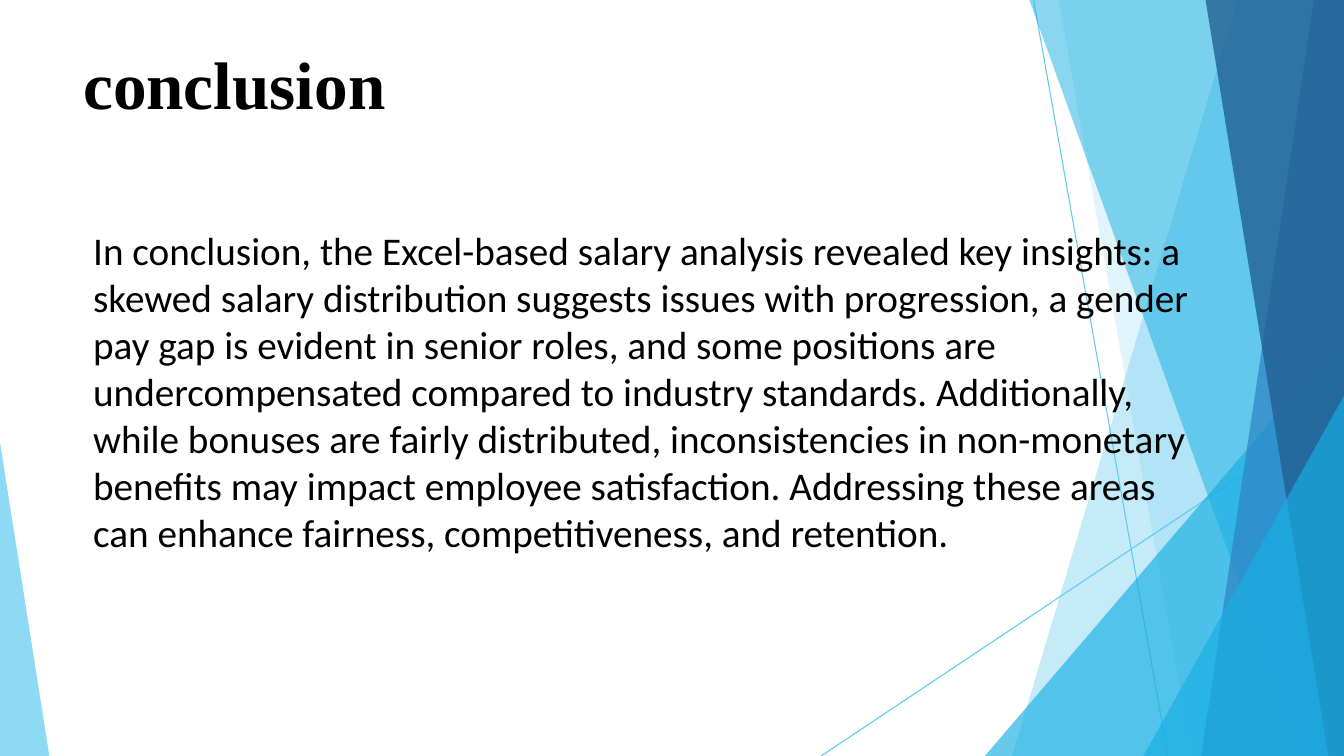
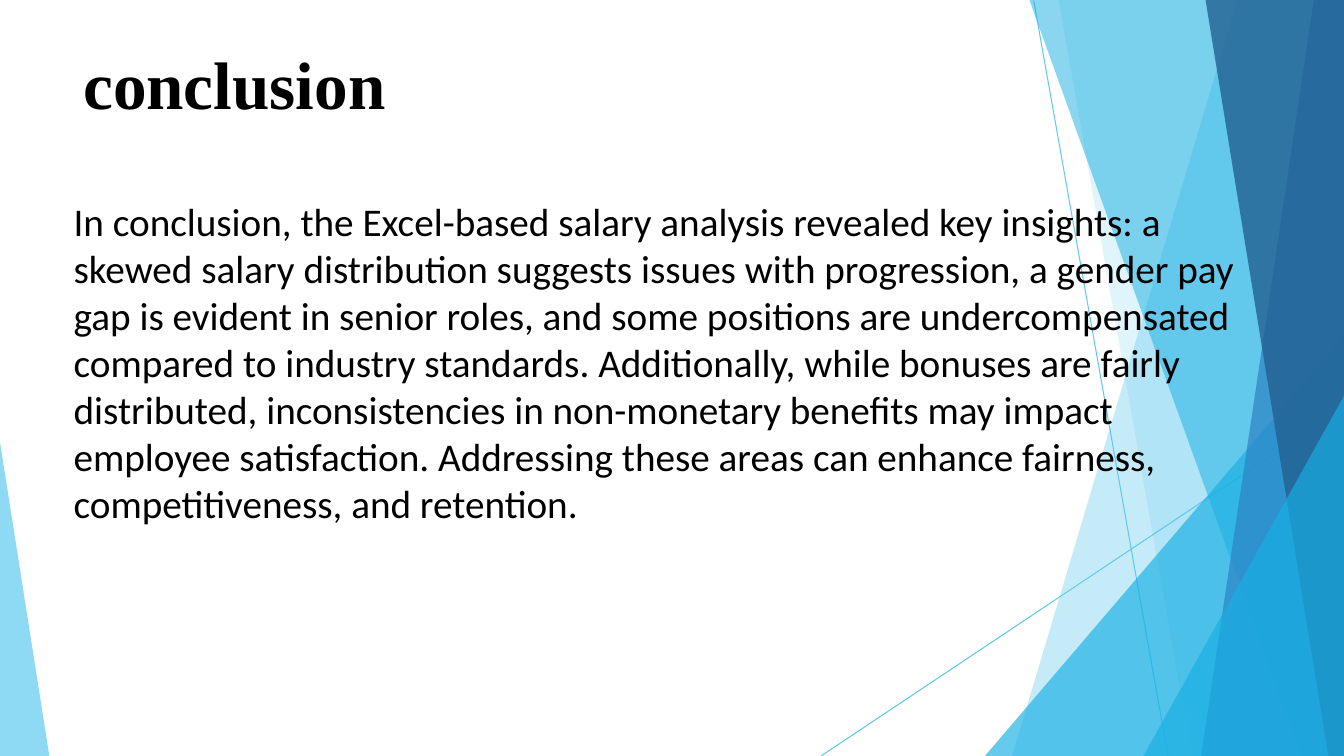
Before and after one commit to Shammmmmmmm/TNSDC-DATA-ANALYTICS, a slide deck: slide 12 of Employee_Data_Analysis_2.pptx. Drawn at 1344x756 pixels with LibreOffice and Linux fonts; fonts in the diff are those of the drawing. Boxes give left, top, right and bottom in pixels: in the first picture for what was removed or moved away, otherwise in the second. Text is boxed around its words. In the diff, an @@ line names an element or a change of style, - is before the commit and + after.

```diff
--- a/Employee_Data_Analysis_2.pptx
+++ b/Employee_Data_Analysis_2.pptx
@@ text "In conclusion, the Excel-based salary ..." rewrapped from bbox=[93, 232, 1188, 554] to bbox=[74, 203, 1233, 525] @@
```
Also in this commit, not shown: 10 other slides changed.
